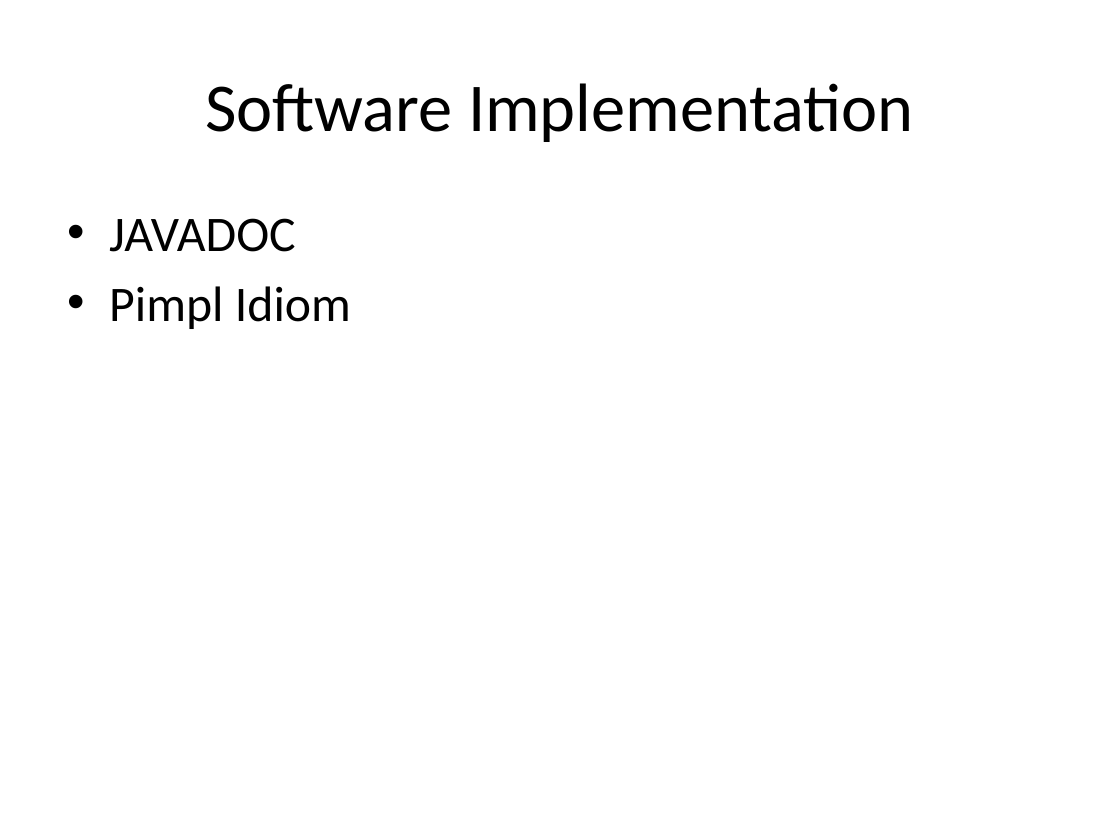
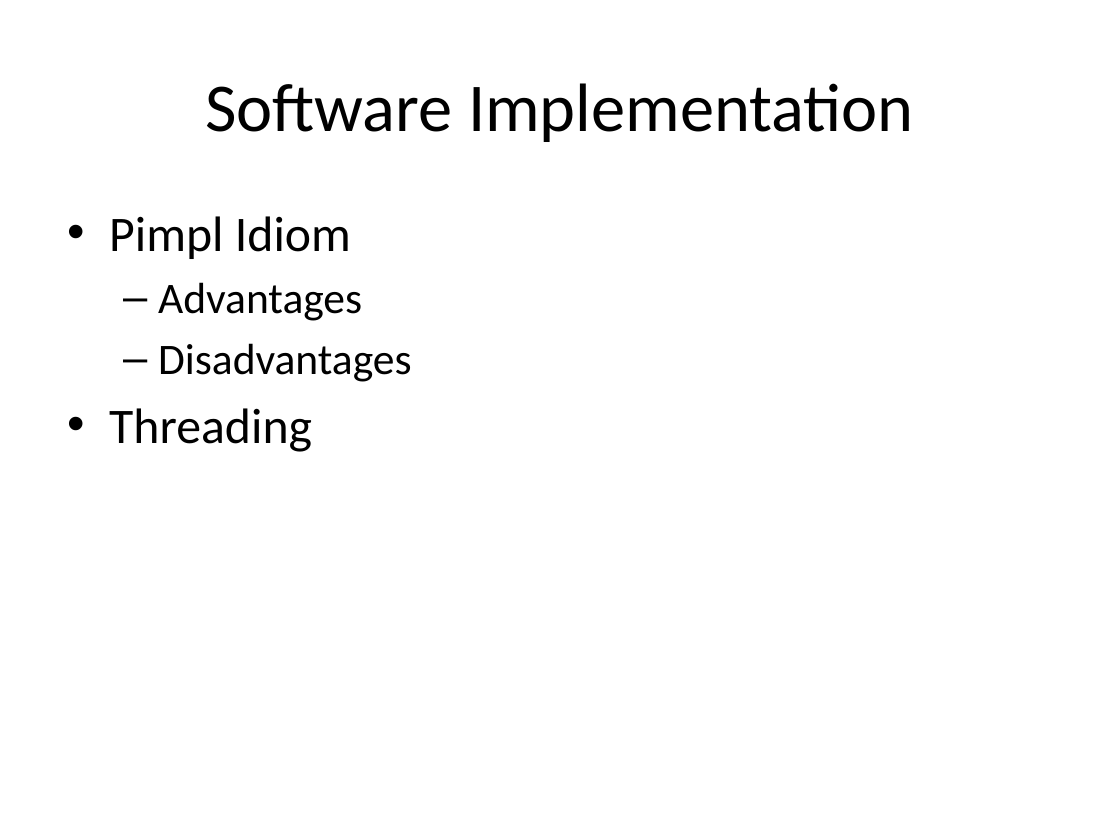
Before and after one commit to matt-mccarthy/501-program-design-pres, a slide deck: slide 8 of presentation/PresentAPI.pptx (slide 2 before the commit). Drawn at 1120x840 pixels with LibreOffice and Linux fonts; fonts in the diff are those of the drawing. Boxes give left, top, right and bottom in pixels: in the first picture for what was removed or moved away, otherwise in the second. Text is boxed around its words. In the diff, an @@ line names an element or a change of style, - is before the commit and + after.

Commit message:
Powerpoint updated

```diff
--- a/presentation/PresentAPI.pptx
+++ b/presentation/PresentAPI.pptx
@@ text at (109, 218, 296, 252): paragraph removed @@
-• JAVADOC
@@ text at (109, 282, 411, 452): paragraphs added @@
+  – Advantages
+  – Disadvantages
+• Threading
```
Also in this commit, not shown: 1 other slide changed, 4 slides added, 1 slide removed.
